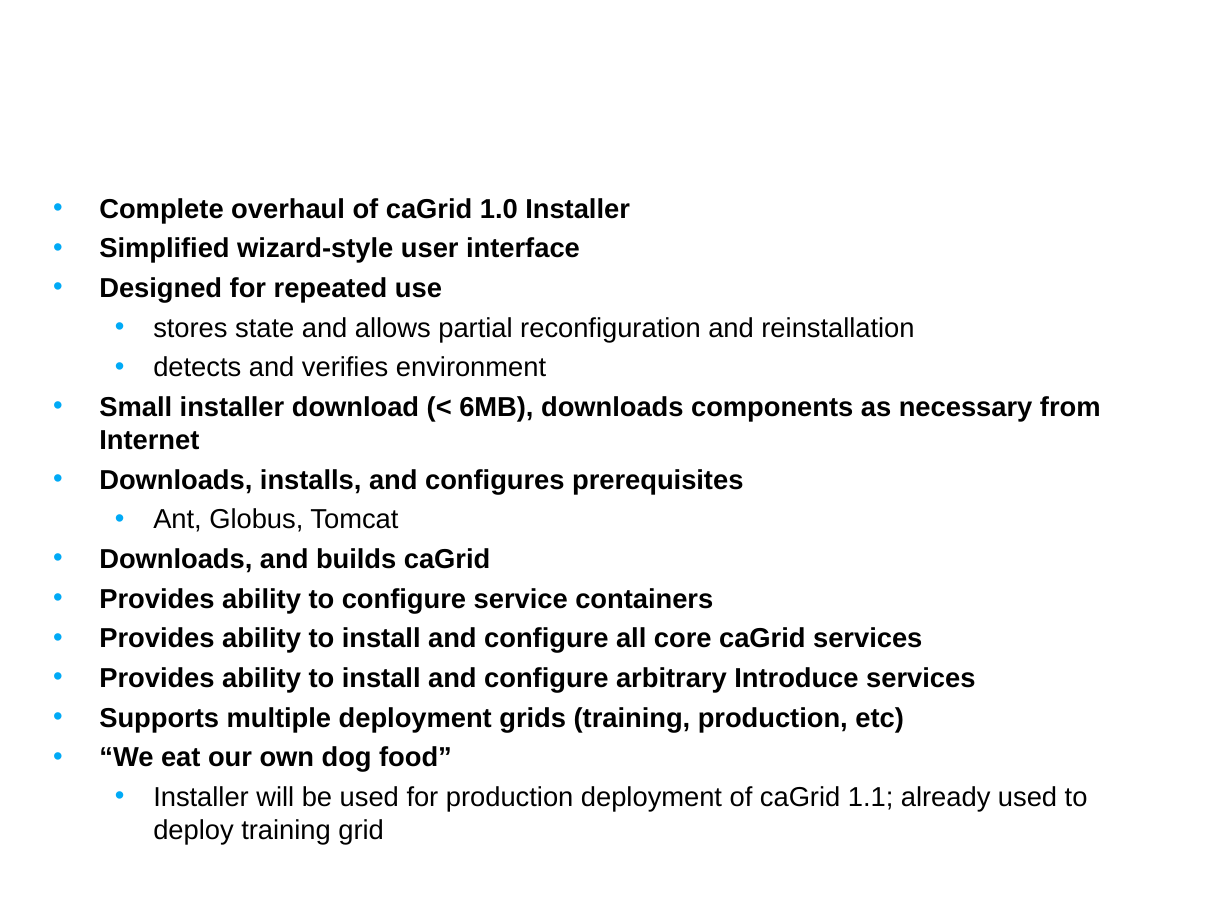
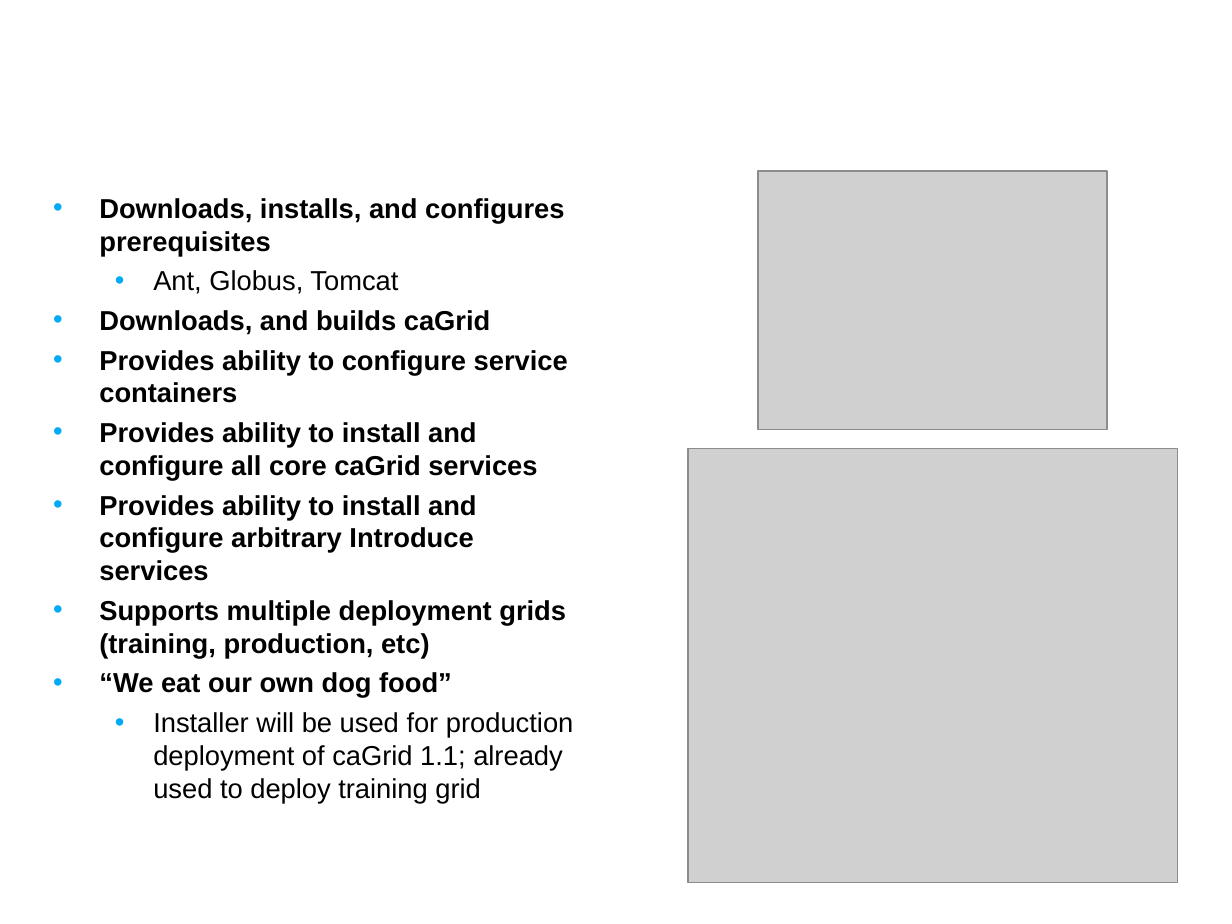
Before and after one commit to NCIP/cagrid-docs, a slide deck: slide 5 of presentations/200708_VCDE_ARCH/20070807_Day2_caGrid-1.1_Overview.ppt (slide 7 before the commit). Drawn at 1232x924 pixels with LibreOffice and Linux fonts; fonts in the diff are those of the drawing; grey boxes stand for pictures; background and template pictures are left out. Boxes give left, top, right and bottom in pixels: in the first picture for what was removed or moved away, otherwise in the second. Text is boxed around its words. In the diff, an @@ line names an element or a change of style, - is before the commit and + after.

```diff
--- a/presentations/200708_VCDE_ARCH/20070807_Day2_caGrid-1.1_Overview.ppt
+++ b/presentations/200708_VCDE_ARCH/20070807_Day2_caGrid-1.1_Overview.ppt
@@ picture added at (758, 171, 1106, 430) @@
@@ text at (99, 198, 1101, 450): paragraphs removed @@
-• Complete overhaul of caGrid 1.0 Installer
-• Simplified wizard-style user interface
-• Designed for repeated use
-  • stores state and allows partial reconfiguration and reinstallation
-  • detects and verifies environment
-• Small installer download (< 6MB), downloads components as necessary from Internet
@@ picture added at (687, 448, 1177, 883) @@
```
Also in this commit, not shown: 3 other slides changed, 3 slides added, 1 slide removed.
